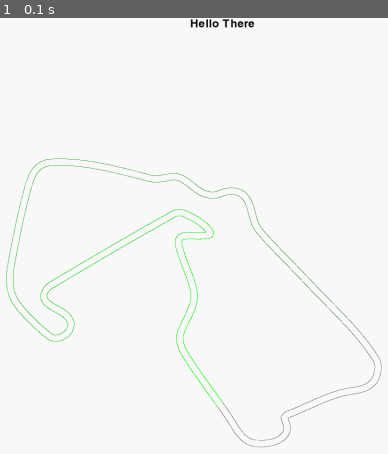
Above: before the commit, frame 1.
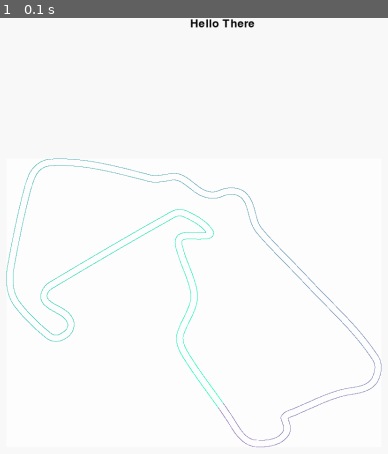
Above: after the commit, the same moment.

Repository: TouchGrass1/Raceing-Line
Game: pygame game, started from set_up_track.py
Two runs of this game, one before a commit and one after it. Both use one fixed random seed, a clock stepped at 60 frames per second and the inputs below.
Inputs:
- Up to frame 1 (0.1 s): no input

The runs differ from the first frame. In frame 1, 1.7% of the frame differs, in the area x 1-99%, y 32-99%.

Commit message:
optimized set_up_track
used numpy masking and arrays

Diff:
--- a/set_up_track.py
+++ b/set_up_track.py
@@ -1,9 +1,17 @@
 import pygame as pg
 from pygame.locals import *
-from numpy import hypot, sqrt
+import numpy as np
+from math import hypot
+import time
 
-
-white, red, black, orange, green, clear, blue = (255, 255, 255), (255, 0, 0), (0, 0, 0), (255, 165, 0), (0, 180, 75), (0, 0, 0, 0), (0, 81, 186)
+white  = np.array([255, 255, 255], dtype=np.uint8)
+red    = np.array([255, 0, 0], dtype=np.uint8)
+black  = np.array([0, 0, 0], dtype=np.uint8)
+orange = np.array([255, 165, 0], dtype=np.uint8)
+green  = np.array([0, 180, 75], dtype=np.uint8)
+blue   = np.array([0, 81, 186], dtype=np.uint8)
+blue2 = (0, 81, 186)
+green2 = (0, 180, 75)
 
 
 def candidate_neighbors(node, size = 3):
@@ -14,77 +22,101 @@
     return (nodes)
 
 def colour_track_boundaries(image, height, width):
+        img_arr = pg.surfarray.pixels3d(image) #using surfarray to access pixel values, more efficient as written in C
+
+        #create masks
+        mask_white  = np.all(img_arr == white, axis=2)
+        mask_black  = np.all(img_arr == black, axis=2)
+        mask_blue   = np.all(img_arr == blue, axis=2)
+        mask_green  = np.all(img_arr == green, axis=2)
+
+        #apply masks
+        img_arr[mask_black] = white
+        img_arr[~(mask_white | mask_black | mask_blue | mask_green)] = orange
+
         for y in range (height): #first does vertical side, then changes the order to do horizontal
             for x in range (width):
-                if pg.Surface.get_at(image, (x, y)) == white:
-                    pg.Surface.set_at(image, (x, y), clear)
-                elif pg.Surface.get_at(image, (x, y)) == black:
-                    pg.Surface.set_at(image, (x, y), clear)
-                    continue
-                elif pg.Surface.get_at(image, (x, y)) == blue : # 2 dots of blue to signify start
+                if pg.Surface.get_at(image, (x, y)) == blue2: # 2 dots of blue to signify start
                     start_blue = [x , y]
                     continue
-                elif pg.Surface.get_at(image, (x, y)) == green:
+                elif pg.Surface.get_at(image, (x, y)) == green2:
                     start_green = [x , y]
                     continue
-                else:
-                    pg.Surface.set_at(image, (x, y), orange) #change all rest to orange cuz mclaren and show that its been checked
-        flood_fill(image, start_blue, start_green)
+
+        flood_fill(img_arr, start_blue, start_green)
+
 
 #NOTE: all colouring is done just as a visual aid for debugging, will be removed to imporove performance
 
-def flood_fill(image, start_blue, start_green):
+def flood_fill(img_arr, start_blue, start_green):
+
+
     sets = [set(), set()]
-
     sets[0].add((start_blue[0], start_blue[1]))
     sets[1].add((start_green[0], start_green[1]))
-    colour = [blue, green]
+    colours = [blue, green]
+
     for i, my_set in enumerate(sets):
-        while len(my_set) > 0:
+        while my_set:
             node = my_set.pop()
-            pg.Surface.set_at(image, (node[0], node[1]), colour[i])
-            neighbors = candidate_neighbors(node, size= 5)
+            img_arr[node] = colours[i]
+
+            for nx, ny in candidate_neighbors(node, size=5):
+                if 0 <= nx < img_arr.shape[0] and 0 <= ny < img_arr.shape[1]:
+                    if np.array_equal(img_arr[nx, ny], orange):
+                        my_set.add((int(nx), int(ny)))
+
+    # Ensure tuple conversion when passing
+    find_order(img_arr, start_blue, start_green, colours)
+
+
+def find_order(img_arr, start_blue, start_green, colours):
+    start = time.time()
+    order = [[start_blue], [start_green]]
+
+    for i in range(2):
+        run = True
+        while run == True:
+
+            node = order[i][-1]
+            neighbors = candidate_neighbors(node, size=5)
+            closest = None
+            closest_dist = np.inf
+            blues_left = False #to check if there are any blues left
             for neighbor in neighbors:
-                if neighbor[0] < 0 or neighbor[1] < 0 or neighbor[0] >= image.get_width() or neighbor[1] >= image.get_height():
-                    continue
-                elif pg.Surface.get_at(image, (neighbor[0], neighbor[1])) == orange:
-                    my_set.add((neighbor[0], neighbor[1]))
-    find_order(image, start_blue, start_green)
-
-def find_order(image, start_blue, start_green):
-    order = [[], []]
-    colour = [blue, green]
-    order[0].append((start_blue[0], start_blue[1]))
-    order[1].append((start_green[0], start_green[1]))
-
-    run = True
-    for i in range(2):
-        #while run == True:
-        for k in range(3500):
-            node = order[i][-1]
-            neighbors = candidate_neighbors(node, size= 11)
-            closest = None
-            closest_dist = 1000
-            for neighbor in neighbors:
-                blues = False #to check if there are any blues left
-                if neighbor[0] < 0 or neighbor[1] < 0 or neighbor[0] >= image.get_width() or neighbor[1] >= image.get_height():
-                    continue
-                else:
-                    if pg.Surface.get_at(image, (neighbor[0], neighbor[1])) == colour[i]:
-                        blues = True
-                        dist = hypot(order[i][-1][0] - neighbor[0], order[i][-1][1] - neighbor[1])
-                        if dist < closest_dist and dist !=0: #not the same point
-
+                if 0 <= neighbor[0] < img_arr.shape[0] and 0 <= neighbor[1] < img_arr.shape[1]:
+                    if np.array_equal(img_arr[neighbor[0], neighbor[1]], colours[i]):
+                        blues_left = True
+                        dist = hypot(node[0] - neighbor[0], node[1] - neighbor[1])
+                        if 0 < dist < closest_dist: #not the same point
                             closest = (neighbor[0], neighbor[1])
                             closest_dist = dist
                             if closest_dist == 1:
                                 break #possible optimization
-            if blues == False:
-                run = False
+            if blues_left == False:
+                node = order[i][-1] #double check with larger search area
+                neighbors = candidate_neighbors(node, size=11)
+                closest = None
+                closest_dist = np.inf
+                blues_left = False #to check if there are any blues left
+                for neighbor in neighbors:
+                    if 0 <= neighbor[0] < img_arr.shape[0] and 0 <= neighbor[1] < img_arr.shape[1]:
+                        if np.array_equal(img_arr[neighbor[0], neighbor[1]], colours[i]):
+                            blues_left = True
+                            dist = hypot(node[0] - neighbor[0], node[1] - neighbor[1])
+                            if 0 < dist < closest_dist: #not the same point
+                                closest = (neighbor[0], neighbor[1])
+                                closest_dist = dist
+                                if closest_dist == 1:
+                                    break #possible optimization
+                if blues_left == False:
+                    run = False #final exit
             if closest is not None:
                 order[i].append(closest)
-                temp = int(k/24)
-                pg.Surface.set_at(image, (closest[0], closest[1]), (temp, 255-temp, temp))
+                temp = len(order[i])//24
+                img_arr[closest] = [temp, 255 - temp, 180] #change colour
+    print("Time taken to find order:",time.time() - start)
+    return order
 
 
 
